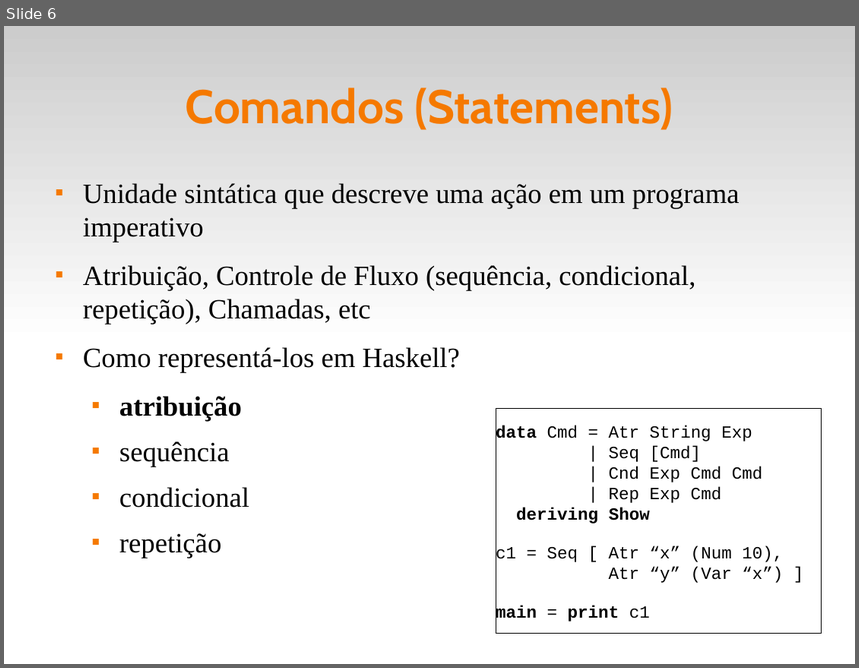
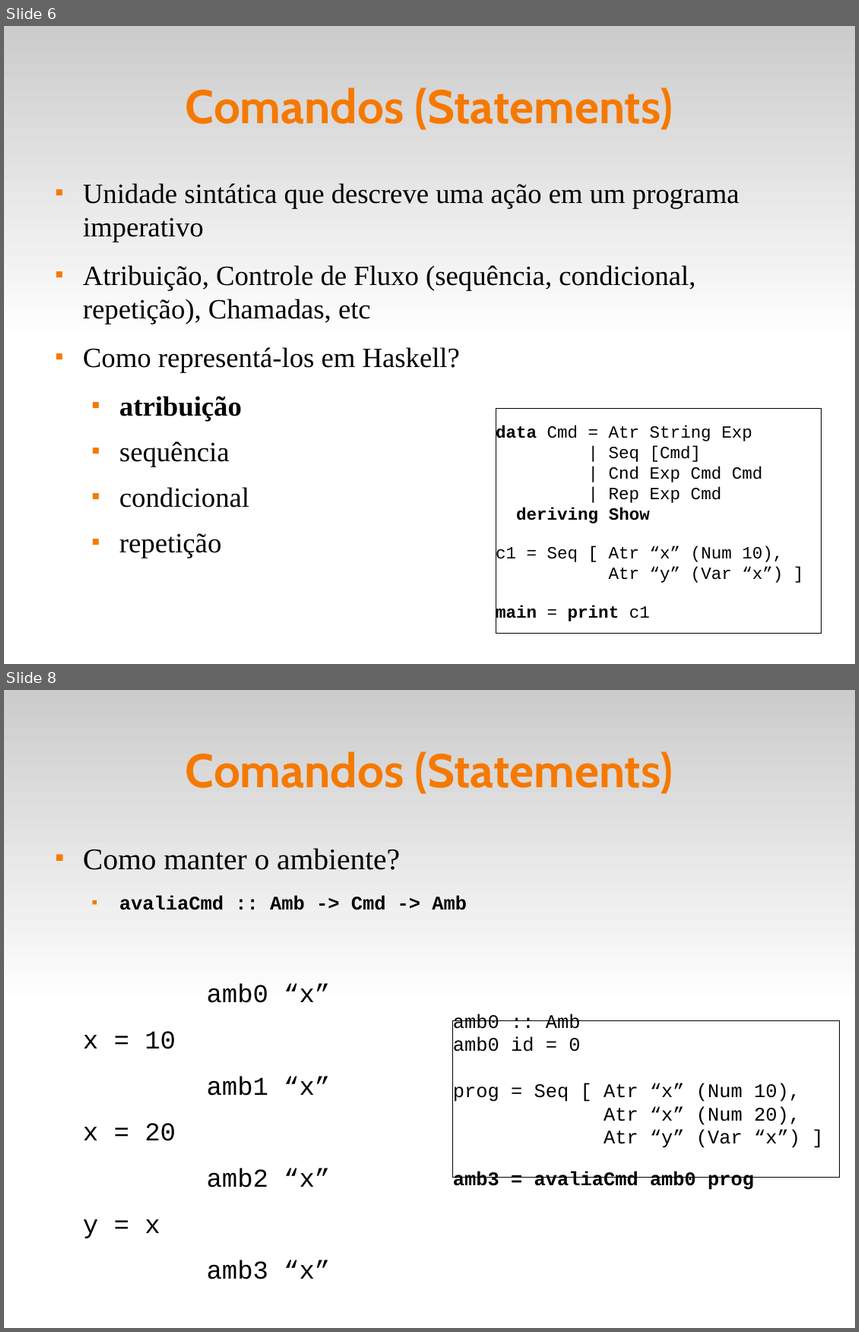
Before and after one commit to fsantanna-uerj/EDL, a slide deck: slides/edl-11-lang.odp. Shown one above the other, each under a label of ours: slide 6 before the commit, slides 6 and 8 after it; the slides between them are not shown. The pictures are 859x668 and 859x1332 pixels, drawn with LibreOffice and Linux fonts; fonts in the diff are those of the drawing. Boxes give left, top, right and bottom in pixels: in the first picture for what was removed or moved away, otherwise in the second. Text is boxed around its words. In the diff, an @@ line names an element or a change of style, - is before the commit and + after.

```diff
--- a/slides/edl-11-lang.odp
+++ b/slides/edl-11-lang.odp
@@ slide 8 added at (x1=4, y1=690, x2=855, y2=1328), background #FFFFFF; not listed: 1 template element that a slide beside it also shows @@
@@ title added at (x1=186, y1=752, x2=673, y2=794), 44 pt, text #F57900, bold @@
+Comandos (Statements)
@@ text added at (x1=83, y1=848, x2=467, y2=1280), 24 pt, text #000000 @@
+■ Como manter o ambiente?
+  ■ avaliaCmd :: Amb -> Cmd -> Amb
+amb0 “x”
+x = 10
+amb1 “x”
+x = 20
+amb2 “x”
+y = x
+amb3 “x”
@@ rectangle added at (x1=454, y1=1021, x2=841, y2=1178), fill #FFFFFF, outline #000000 0 pt, 18 pt, text #000000 @@
+amb0 :: Amb
+amb0 id = 0
+prog = Seq [ Atr “x” (Num 10),
+Atr “x” (Num 20),
+Atr “y” (Var “x”) ]
+amb3 = avaliaCmd amb0 prog
```
Also in this commit, not shown: 1 slide changed, 1 other slide added, 4 other files.
